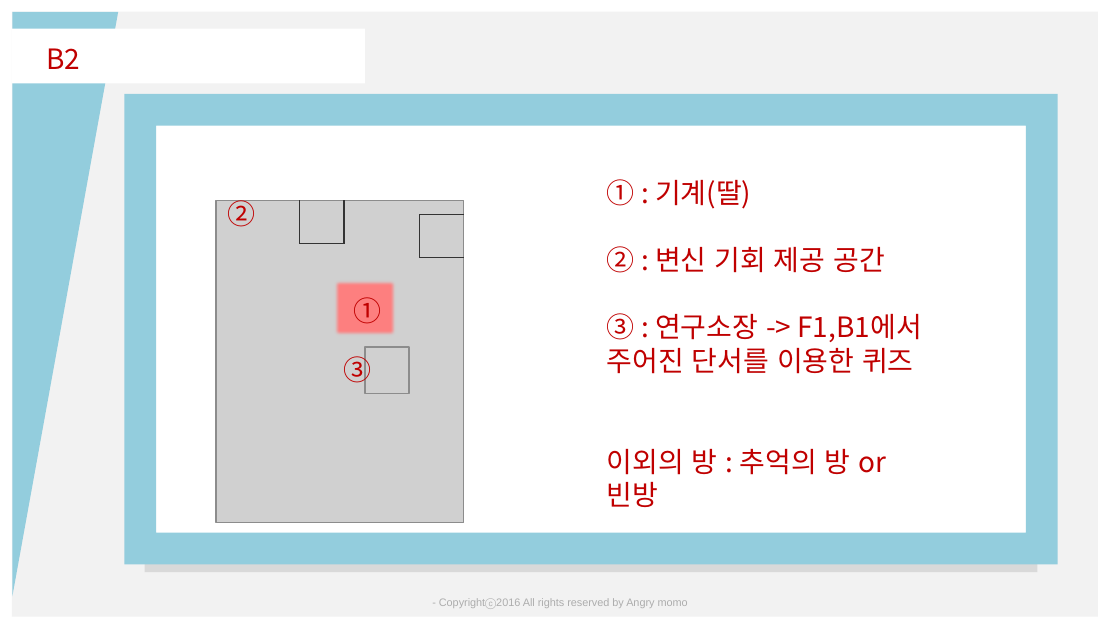
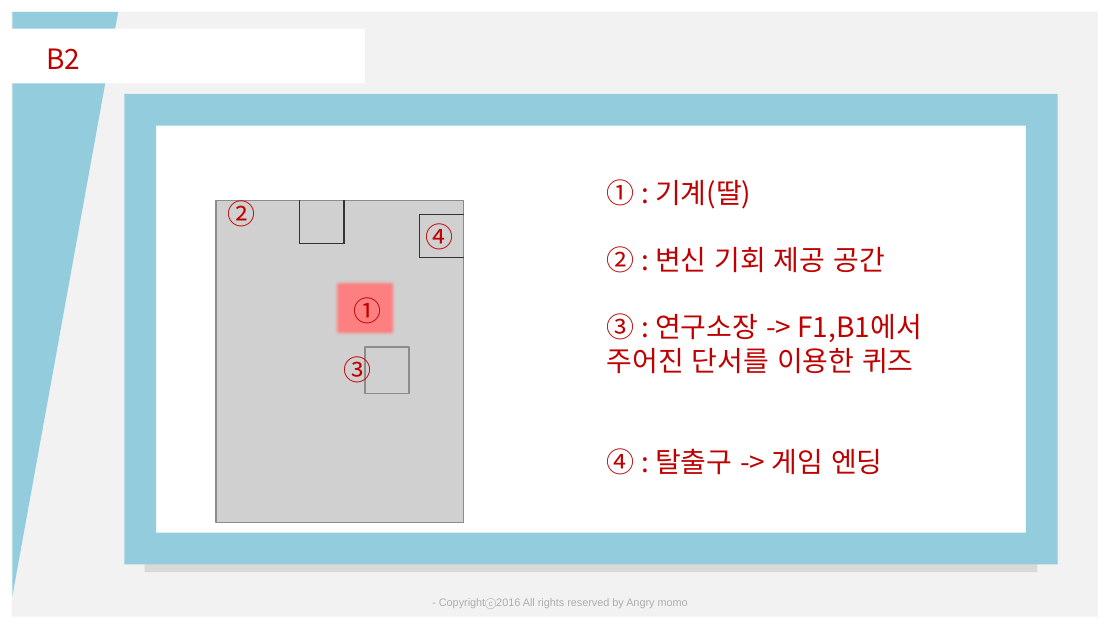
Before and after one commit to ParkSeJi/Touch-My-Skin, a slide deck: slide 7 of 겜소디 맵디.pptx. Drawn at 1120x630 pixels with LibreOffice and Linux fonts; fonts in the diff are those of the drawing; grey boxes stand for pictures. Boxes give left, top, right and bottom in pixels: in the first picture for what was removed or moved away, otherwise in the second. Text is boxed around its words. In the diff, an @@ line names an element or a change of style, - is before the commit and + after.

```diff
--- a/겜소디 맵디.pptx
+++ b/겜소디 맵디.pptx
@@ text added at (425,223,453,250), 18 pt, text #C00000 @@
+④
@@ text at (607,448,883,475): text changed @@
-이외의 방 : 추억의 방 or 빈방
+④ : 탈출구 -> 게임 엔딩
```
Also in this commit, not shown: 4 other slides changed.
